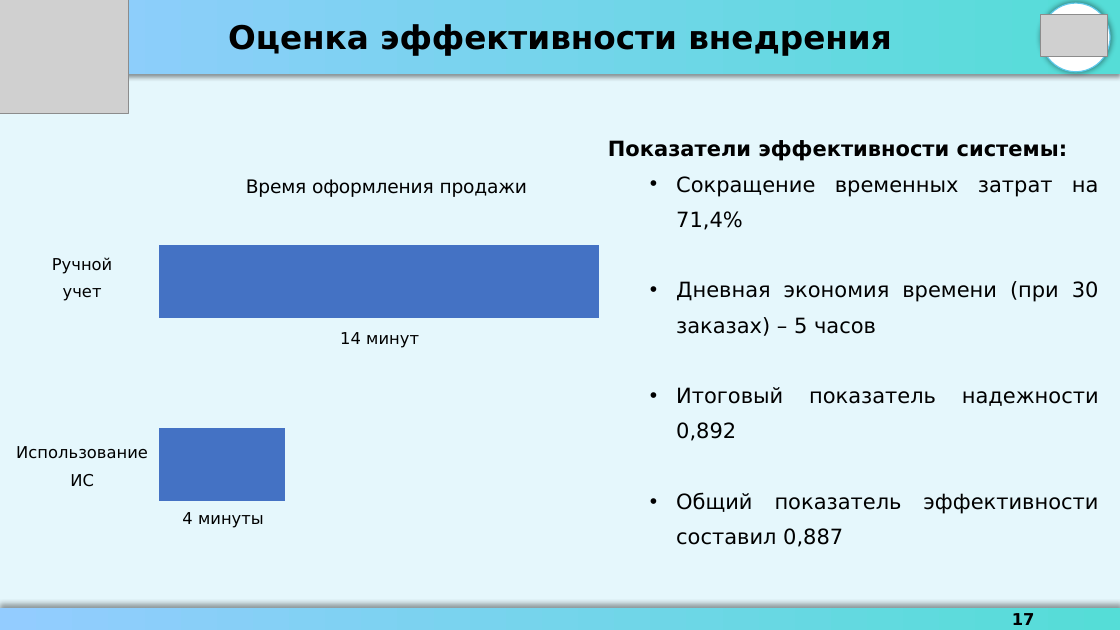
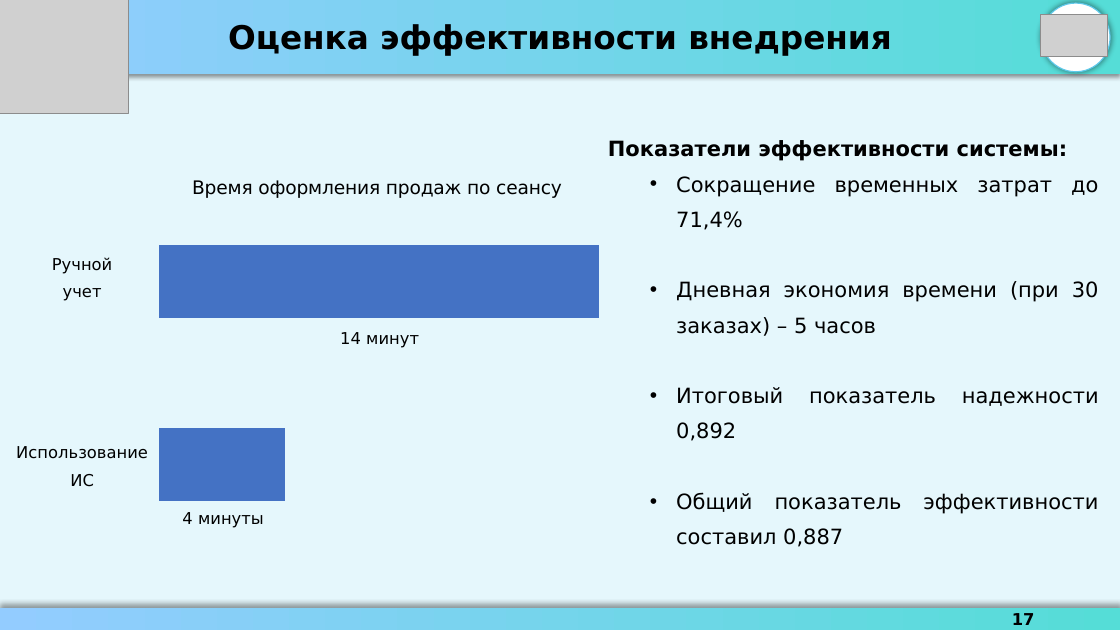
Before and after one commit to vadimtaop/CinemaPremiere, a slide deck: slide 17 of (!) Презентация.pptx. Drawn at 1120x630 pixels with LibreOffice and Linux fonts; fonts in the diff are those of the drawing; grey boxes stand for pictures. Boxes give left, top, right and bottom in pixels: in the first picture for what was removed or moved away, otherwise in the second. Text is boxed around its words. In the diff, an @@ line names an element or a change of style, - is before the commit and + after.

```diff
--- a/(!) Презентация.pptx
+++ b/(!) Презентация.pptx
@@ bar stacked chart at <box>149,139,672,564</box> @@
@@ title "Время оформления продажи " to "Время оформления продаж по сеансу " @@
@@ text at <box>676,176,1098,230</box>: text changed @@
-  • Сокращение временных затрат на 71,4%
+  • Сокращение временных затрат до 71,4%
```
Also in this commit, not shown: 1 other slide changed, 1 other file.
